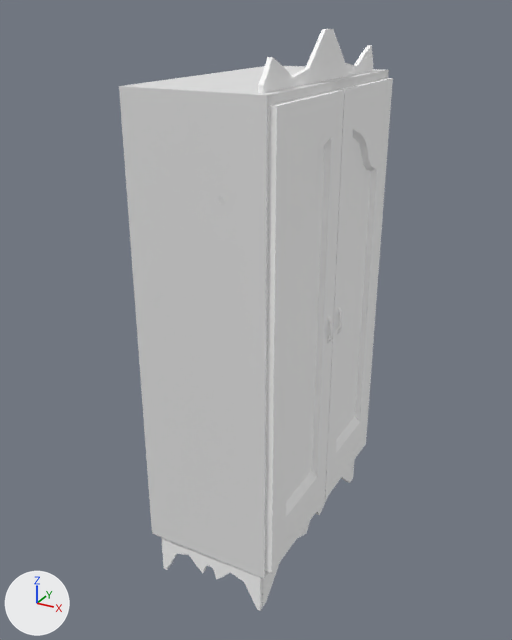
The glTF model kkalong_fe/public/scene.gltf: old version first, new version second.
Before and after are seen from a 50 mm lens placed at (3.63, -6.87, 5.93), pointed at (-0.07, -0.14, 2.56). The axes (+X, +Y, +Z) are drawn at lower left. The lights are the same throughout. Where no turn or scale is listed for an object, it has been applied to the vertices.

The older version as bpy lines, for what is in view:
```python
mat_root = principled_material('Root')
mat_root.base_color = (1.0, 1.0, 1.0)  # white #ffffff
mat_root.roughness = 0.6
me_cube_0 = bpy.data.meshes.new('Cube_0')
me_cube_0.from_pydata(...)  # 16 vertices, 28 faces; spans x -0.75..0.79, y -1.5..1.5, z -2.57..2.57
me_cube_0.materials.append(mat_material)  # white #e7e7e7
me_cube_001_0 = bpy.data.meshes.new('Cube.001_0')
me_cube_001_0.from_pydata(...)  # 86 vertices, 144 faces; spans x -0.04..0.11, y -0.01..1.44, z -2.12..2.86
me_cube_001_0.materials.append(mat_root)  # white #ffffff
me_cube_002_0 = bpy.data.meshes.new('Cube.002_0')
me_cube_002_0.from_pydata(...)  # 86 vertices, 144 faces; spans x -0.03..0.12, y -1.44..0.01, z -2.12..2.86
me_cube_002_0.materials.append(mat_root)  # white #ffffff
me_cube_005_0 = bpy.data.meshes.new('Cube.005_0')
me_cube_005_0.from_pydata(...)  # 136 vertices, 224 faces; spans x -0.69..0.69, y -1.45..1.45, z -0.27..0.27
me_cube_005_0.materials.append(mat_root)  # white #ffffff
me_cube_007_0 = bpy.data.meshes.new('Cube.007_0')
me_cube_007_0.from_pydata(...)  # 30 vertices, 54 faces; spans x -0.02..0.02, y -1.32..1.32, z -0.26..0.26
me_cube_007_0.materials.append(mat_root)  # white #ffffff
ob_cube_0 = bpy.data.objects.new('Cube_0', me_cube_0)
ob_cube_0.location = (0.0, 0.0, 2.71)
ob_cube_001_0 = bpy.data.objects.new('Cube.001_0', me_cube_001_0)
ob_cube_001_0.location = (0.81, -1.46, 2.33)
ob_cube_002_0 = bpy.data.objects.new('Cube.002_0', me_cube_002_0)
ob_cube_002_0.location = (0.8, 1.44, 2.33)
ob_cube_005_0 = bpy.data.objects.new('Cube.005_0', me_cube_005_0)
ob_cube_005_0.location = (0.04, -0.04, -0.13)
ob_cube_007_0 = bpy.data.objects.new('Cube.007_0', me_cube_007_0)
ob_cube_007_0.location = (0.66, -0.06, 5.48)
```
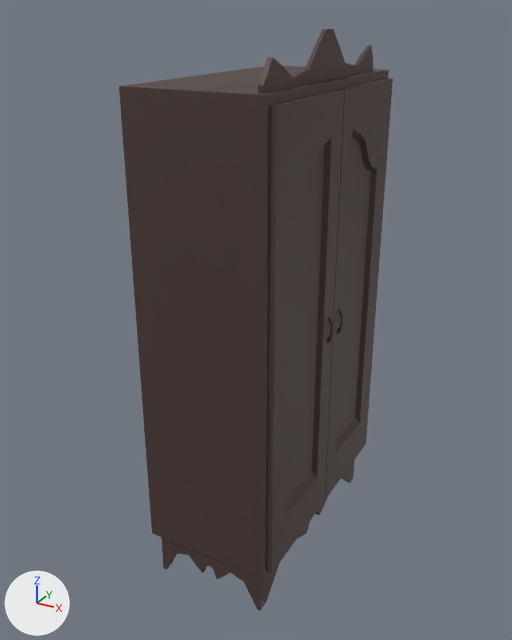
Location of each change, (x1, y1, x2, y2) in pixels of the pictures (512 x 640 px):
'Cube_0', recoloured: (119, 66, 389, 578) in both
'Cube.001_0', recoloured: (266, 90, 344, 573) in both
'Cube.002_0', recoloured: (325, 78, 393, 500) in both
'Cube.007_0', recoloured: (258, 29, 373, 93) in both
'Cube.005_0', recoloured: (161, 461, 354, 611) in both

Patch to the scene script:
```diff
--- a/kkalong_fe/public/scene.gltf.py
+++ b/kkalong_fe/public/scene.gltf.py
@@ mat_root @@
 mat_root = principled_material('Root')
-mat_root.base_color = (1.0, 1.0, 1.0)  # white #ffffff
+mat_root.base_color = (0.0685, 0.0409, 0.0356)  # brown #4a3935
 mat_root.roughness = 0.6
@@ mat_material_001 @@
+mat_material_001 = principled_material('Material.001')
+mat_material_001.base_color = (0.0685, 0.0409, 0.0356)  # brown #4a3935
+mat_material_001.roughness = 0.6
@@ me_cube_0 @@
 me_cube_0.from_pydata(...)  # 16 vertices, 28 faces; spans x -0.75..0.79, y -1.5..1.5, z -2.57..2.57
-me_cube_0.materials.append(mat_material)  # white #e7e7e7
+me_cube_0.materials.append(mat_material_001)  # brown #4a3935
```
